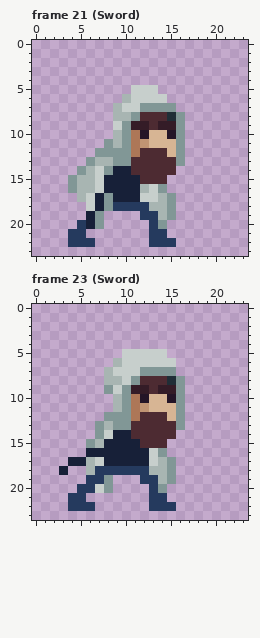
File history of a pixel-art file, SpritesSource/forsen.ase. This is how it looked before the edit.
24x24 pixels, 23 frames. Shown: frame 21 (Sword), frame 23 (Sword). The commit also changed other frames, which this record leaves out.
Now the later version:
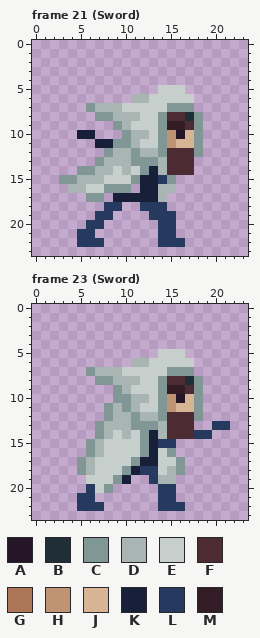
Palette (. is transparent): A #241527  B #202e37  C #819796  D #a8b5b2  E #c7cfcc  F #4d2b32  G #ad7757  H #c09473  J #d7b594  K #172038  L #253a5e  M #341c27
From old to new:
Changed rows in their new state; - is an unchanged pixel.
Frame 21 (Sword), layers "Layer 2", "Layer 3", "Layer 5":
first column x 3:
 5 --------...EEE--
 6 -------.DD--EEE-
 7 ---CDD---EEE-CC-
 8 ----CC--DEECFFBC
 9 ------CDEEEC-MFC
10 --KK--.-DDECHAJC
11 ----KKC-DEECHJJC
12 ----.-DDCDDCFFFC
13 ---.C-DDCCCD-FF-
14 ---CDDEDECKD-FF-
15 C---DEEECKKLC---
16 -D-E-CCC.KKDD---
17 --.CC.---KK-.---
18 ---..L-..-LL.---
19 ---.LL---.-LL---
20 --.LL-----.LL---
21 -.-L------.-L---
22 -.--L-----.--L--
Frame 23 (Sword), layers "Layer 2", "Layer 3", "Layer 5":
first column x 3:
 5 -------....-EE-----
 6 ------..DD---EE----
 7 ---CD-D--EEE-CC----
 8 ----CC-DDEECFFBC---
 9 -----.CDEEEC-MFC---
10 ------C-DDECHAJC---
11 -----C--DEECHJJC---
12 ------DDCDDCFFFC---
13 ------DDCCCD-FF--LL
14 -----DEDECKD-FFLL--
15 -----EEEECKLL------
16 ---CDEEEECKEC------
17 -.C--EEEC-KEEC-----
18 .-C-EEECK-LEDC-----
19 ---EEECK-.--D------
20 --.-------.LL------
21 -.-L------.-L------
22 -.--L-----.--L-----
